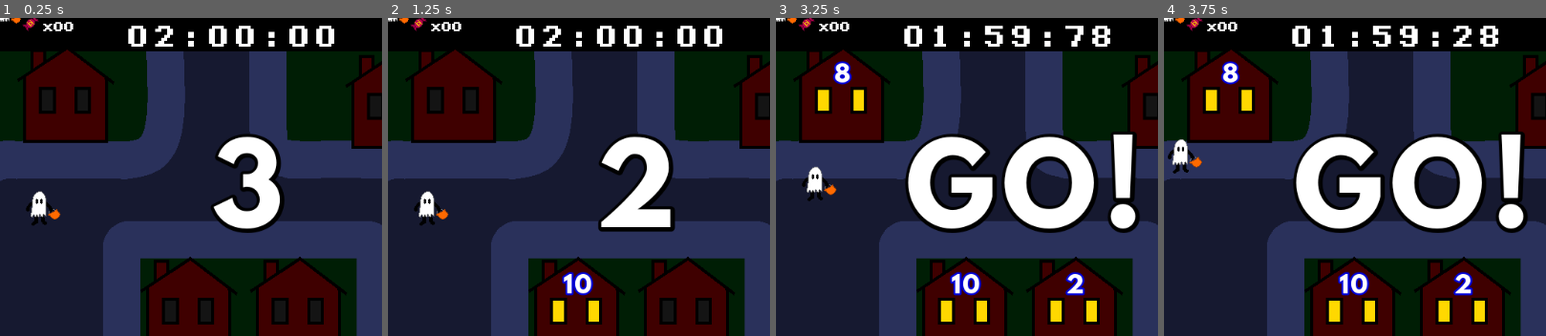
Above: before the commit, frames 1-4 (left to right).
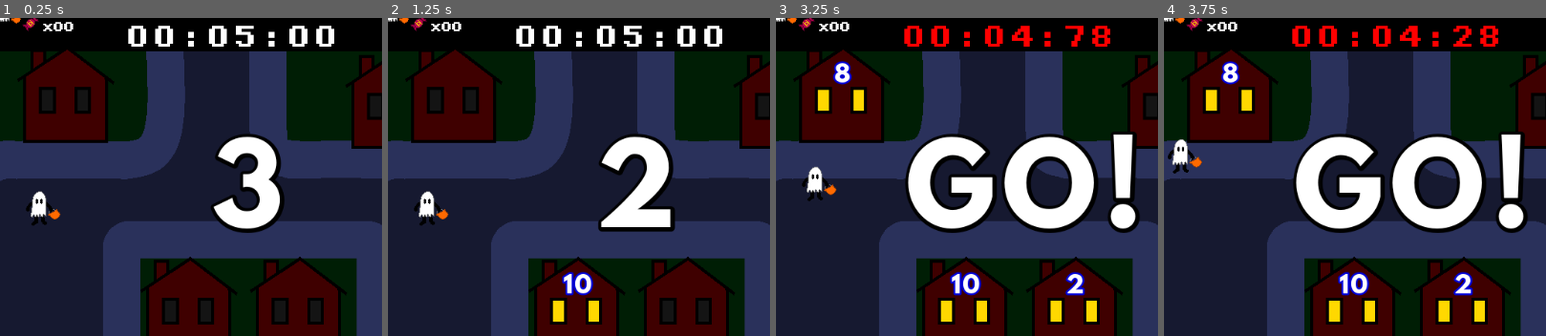
Above: after the commit, the same moments.

Repository: King9999/trickortreat_godot
Game: Godot game, scene res://Scenes/main.tscn
Same seed, same stepped clock (60 frames per second), same inputs: the game is played once before the commit and once after it. This scene is started directly instead of the project's main scene.
Inputs:
- Up to frame 1 (0.25 s): no input
- Up to frame 2 (1.25 s): tap Enter at 0.5 s; hold D (P1_Right) from 0.53 s (still down); tap Space (P1_Trick) at 0.6 s
- Up to frame 3 (3.25 s): release D (P1_Right) at 1.28 s; hold S (P1_Down) 1.28-2.03 s; tap Down (P2_Down) at 1.35 s; tap Space (P1_Trick) at 2 s; hold D (P1_Right) 2.03-2.78 s; tap Left (P2_Left) at 2.1 s; tap Enter at 2.75 s; hold W (P1_Up) from 2.78 s (still down); tap Right (P2_Right) at 2.85 s
- Up to frame 4 (3.75 s): release W (P1_Up) at 3.53 s; hold A (P1_Left) from 3.53 s (still down); tap Ctrl (P2_Trick) at 3.6 s
The pictures show only the part of the screen within x 19-69%, y 5-55%; the shares and areas given below are measured in that part.

The runs differ from the first frame. In frame 1, 0.3% of the frame differs, in the area x 40-67%, y 2-10%; in frame 2, 0.3%; in frame 3, 1.6%; in frame 4, 1.6%, in the area x 33-88%, y 2-10%.

Commit message:
Game now ends and gets winner
The game will also check if there's a draw and display all players who got a draw.

Diff:
--- a/Scenes/main.tscn
+++ b/Scenes/main.tscn
@@ -34,7 +34,7 @@
 [node name="Main" type="Node2D"]
 script = ExtResource("1_fdnlq")
 candy_scene = ExtResource("2_b3802")
-game_time = 120
+game_time = 5
 costume_scenes = Array[PackedScene]([ExtResource("6_6bp64"), ExtResource("5_kry3j"), ExtResource("7_344ge"), ExtResource("8_ynf5e")])
 
 [node name="Level" type="Sprite2D" parent="."]
@@ -185,6 +185,29 @@
 horizontal_alignment = 1
 vertical_alignment = 1
 
+[node name="Winner" type="Node2D" parent="."]
+
+[node name="Winner Label" type="RichTextLabel" parent="Winner"]
+z_index = 100
+anchors_preset = 8
+anchor_left = 0.5
+anchor_top = 0.5
+anchor_right = 0.5
+anchor_bottom = 0.5
+offset_left = -392.0
+offset_top = -232.0
+offset_right = 424.0
+offset_bottom = 40.0
+grow_horizontal = 2
+grow_vertical = 2
+theme_override_colors/font_shadow_color = Color(0, 0, 0, 1)
+theme_override_constants/shadow_outline_size = 20
+theme_override_fonts/normal_font = SubResource("FontVariation_d1ilt")
+theme_override_font_sizes/normal_font_size = 80
+text = "PLAYER 1 WINS!"
+scroll_active = false
+horizontal_alignment = 1
+
 [node name="Player 1 Start Position" type="Node2D" parent="."]
 editor_description = "Node where player 1 starts"
 position = Vector2(-263, -128)
--- a/Scripts/game_manager.gd
+++ b/Scripts/game_manager.gd
@@ -10,6 +10,7 @@
 @onready var camera: Camera2D = $"Game Camera"
 @onready var boundary: Node2D = $"UI Boundary"  #The node standing between game screen and UI. Nothing can pass it.
 @onready var house_manager: HouseManager = $"House Manager"
+@onready var winner_label: RichTextLabel = $"Winner/Winner Label"
 
 #player start positions
 @onready var player_position1: Node2D = $"Player 1 Start Position"
@@ -24,6 +25,7 @@
 @export var candy_list: Array[Candy] = []			#location of on screen candy objects
 @export var game_time: int							#time in seconds. default 2 minutes
 var game_started: bool
+var game_over: bool
 
 #costumes
 @export var costume_scenes: Array[PackedScene] = []
@@ -56,17 +58,21 @@
 
 	#HUD set up
 	hud.set_up_huds()
+	winner_label.visible = false
 
 # Called every frame. 'delta' is the elapsed time since the previous frame.
 func _process(delta: float) -> void:
 	if !game_started:
 		countdown.start_countdown(true)
-	else:
+	elif !game_over:
 		#check if player used trick
 		if Input.is_action_just_pressed("P1_Trick"):
 			players[Human_Player.PLAYER_ONE].use_trick()
 		if Input.is_action_just_pressed("P2_Trick"):
 			players[Human_Player.PLAYER_TWO].use_trick()
+
+		#Check if game is over
+		_determine_winner()
 
 #function executes when countdown emits signal
 func _start_game():
@@ -125,7 +131,7 @@
 
 #reads input from keyboard/controller
 func _physics_process(delta: float) -> void:
-	if game_started:
+	if game_started && !game_over:
 		var input_p1 = Input.get_vector(Singleton.left_p1, Singleton.right_p1, Singleton.up_p1, Singleton.down_p1)
 		var input_p2 = Input.get_vector(Singleton.left_p2, Singleton.right_p2, Singleton.up_p2, Singleton.down_p2)
 
@@ -165,3 +171,44 @@
 		vector.y = boundary.global_position.y
 
 	return vector
+
+##Check who won the game when time's up. Also return to costume select. Must execute in _process function
+func _determine_winner():
+	if timer.time > 0:
+		return
+
+	#game_started = false				#disable further input
+	game_over = true
+	#get the player with the highest amount of candy
+	var winner: Costume = null
+	for i in players.size():
+		if i == 0:
+			winner = players[i]
+		else:
+			if players[i].candy_amount > winner.candy_amount:
+				winner = players[i]
+
+	#check if there's a draw between the winner and another player
+	var draw_players: Array[Costume] = []
+	for i in players.size():
+		if players[i] == winner:
+			continue
+
+		if winner.candy_amount == players[i].candy_amount:
+			draw_players.append(players[i])
+
+	if draw_players.size() > 0:
+		#there's a draw
+		if draw_players.size() >= 3:
+			winner_label.text = "4-WAY DRAW"
+		else:
+			winner_label.text = "DRAW! PLAYER {0}".format([winner.player_num + 1])
+			for i in draw_players.size():
+				winner_label.text += " & PLAYER {0}".format([draw_players[i].player_num + 1])
+	else:
+		#definite winner
+		winner_label.text = "PLAYER {0} WINS!".format([winner.player_num + 1])
+
+	winner_label.visible = true
+
+	#TODO: Wait for input from player to restart game
--- a/Scripts/house.gd
+++ b/Scripts/house.gd
@@ -42,6 +42,9 @@
 
 # Called every frame. 'delta' is the elapsed time since the previous frame.
 func _process(delta: float) -> void:
+	if Singleton.game_manager.game_over:
+		return
+
 	if candy_being_collected && player_at_house:
 		var time = Time.get_unix_time_from_system()
 		if time > last_candy_pickup_time + CANDY_PICKUP_RATE:
--- a/Scripts/player_ai.gd
+++ b/Scripts/player_ai.gd
@@ -34,6 +34,9 @@
 
 
 func _process(delta: float) -> void:
+	if Singleton.game_manager.game_over:
+		return
+
 	if player.player_type == Costume.Player.HUMAN:
 		return
 
@@ -52,6 +55,9 @@
 		#pass
 
 func _physics_process(delta: float) -> void:
+	if Singleton.game_manager.game_over:
+		return
+
 	if player.player_type == Costume.Player.HUMAN:
 		return
 
@@ -236,7 +242,7 @@
 		player.direction_vector = player.global_position.direction_to(target_player.global_position)
 		#must round the vector to get the correct direction
 		player.direction_vector = Vector2(roundf(player.direction_vector.x), roundf(player.direction_vector.y))
-		print("Dir. Vector: " + str(player.direction_vector))
+		print("CPU {0} Dir. Vector: {1}".format([player.costume_name, player.direction_vector]))
 		player.use_trick()
 
 		#go back to neutral state after a while
